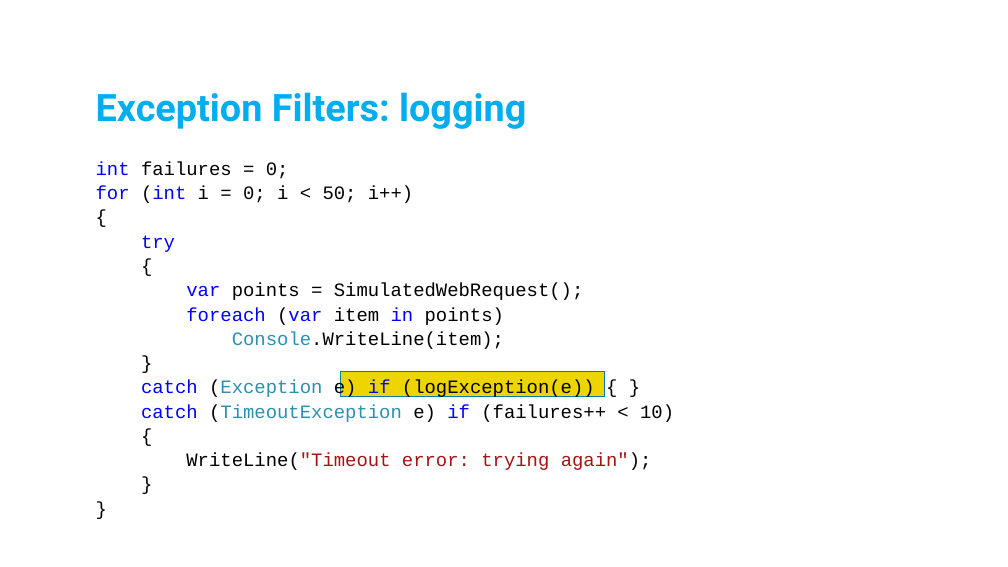
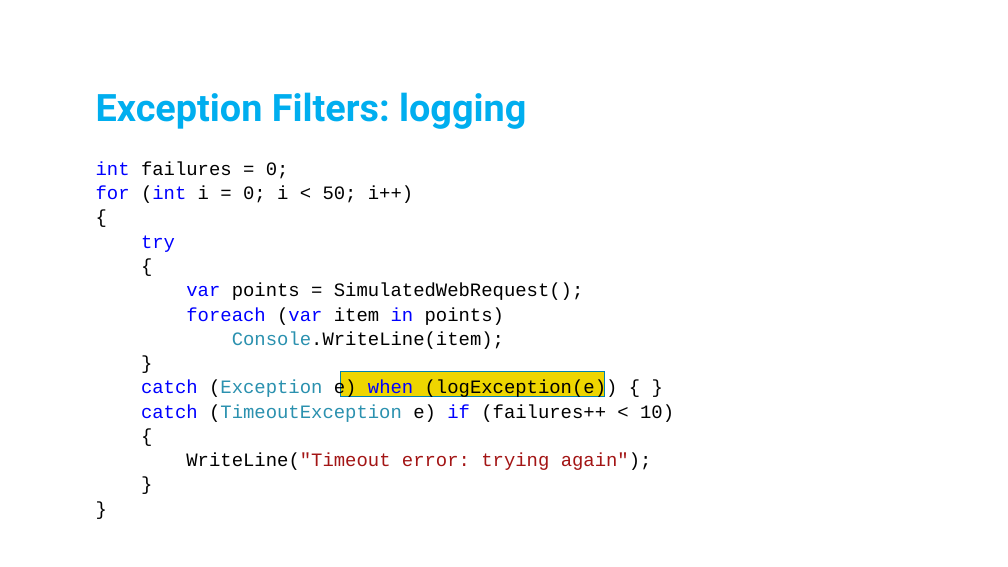
Before and after one commit to BillWagner/TourOfCSharp6, a slide deck: slide 11 of TourOfC#6.pptx. Drawn at 1008x567 pixels with LibreOffice and Linux fonts; fonts in the diff are those of the drawing; background and template pictures are left out. Boxes give left, top, right and bottom in pixels: in the first picture for what was removed or moved away, otherwise in the second. Text is boxed around its words. In the diff, an @@ line names an element or a change of style, - is before the commit and + after.

Commit message:
Update PPT for CTP 6
if => when in Exception Filters

```diff
--- a/TourOfC#6.pptx
+++ b/TourOfC#6.pptx
@@ text at (x1=141, y1=380, x2=618, y2=399): text changed @@
-catch (Exception e) if (logException(e)) { }
+catch (Exception e) when (logException(e)) { }
```
Also in this commit, not shown: 3 other slides changed, 1 slide removed.
